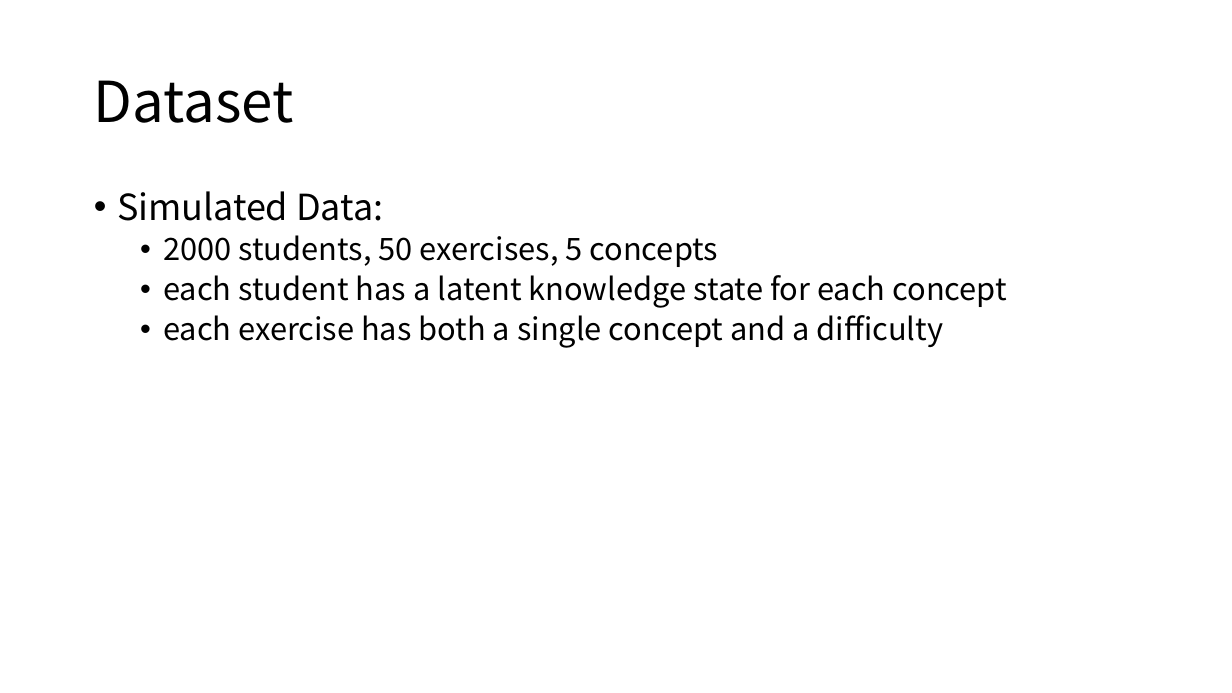
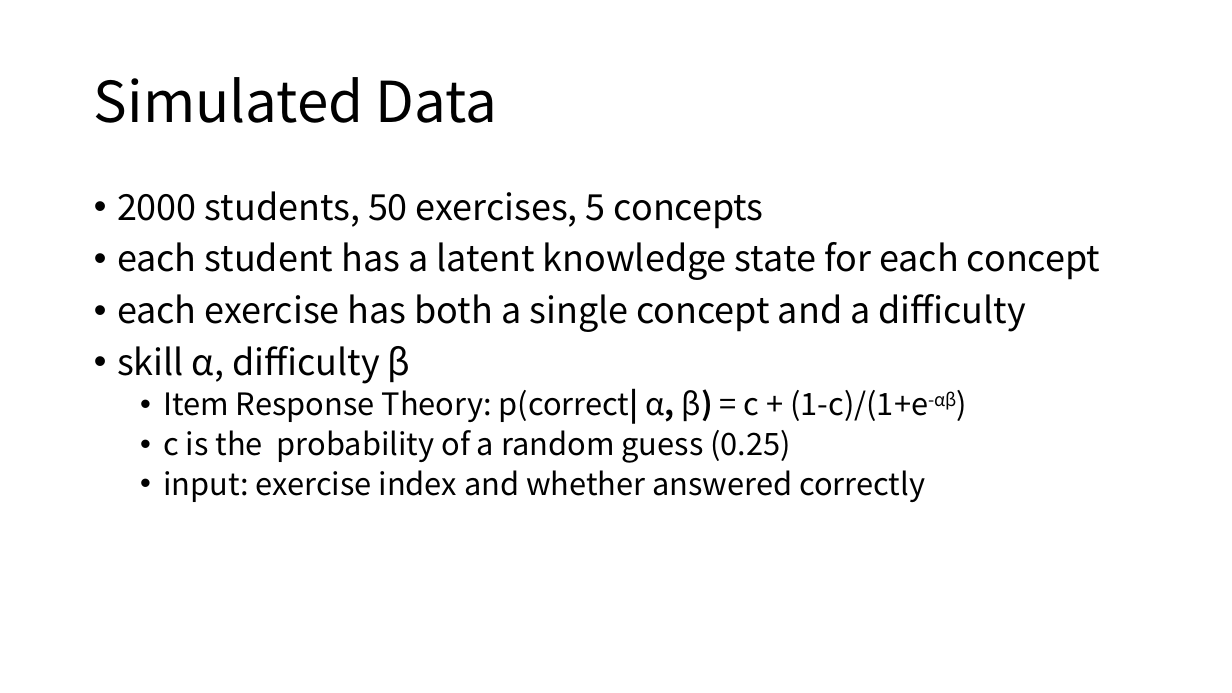
Before and after one commit to cloudspurs/klz, a slide deck: slide 20 of computer_science/statistics/model/hmm/bkt/papers/deep_knowledge_tracing.pptx (slide 13 before the commit). Drawn at 1232x693 pixels with LibreOffice and Linux fonts; fonts in the diff are those of the drawing. Boxes give left, top, right and bottom in pixels: in the first picture for what was removed or moved away, otherwise in the second. Text is boxed around its words. In the diff, an @@ line names an element or a change of style, - is before the commit and + after.

```diff
--- a/computer_science/statistics/model/hmm/bkt/papers/deep_knowledge_tracing.pptx
+++ b/computer_science/statistics/model/hmm/bkt/papers/deep_knowledge_tracing.pptx
@@ title at [94,77,498,123]: text changed @@
-Dataset
+Simulated Data
@@ text at [117,191,383,221]: paragraph removed @@
-• Simulated Data:
@@ text at [117,191,1100,332]: size 24 to 28 pt in "2000 students, 50 exercises, 5 concepts", "each student has a latent knowledge state ...", "each exercise has both a single concept ..."; list level 2 to 1 in "2000 students, 50 exercises, 5 ..."; list level 2 to 1 in "each student has a latent ..."; list level 2 to 1 in "each exercise has both a ..." @@
@@ text at [117,346,957,502]: paragraphs added @@
+• skill α, difficulty β
+  • Item Response Theory: p(correct| α, β) = c + (1-c)/(1+e-αβ)
+  • c is the probability of a random guess (0.25)
+  • input: exercise index and whether answered correctly
```
Also in this commit, not shown: 12 other slides changed, 8 slides added, 1 slide removed, 10 other files.
